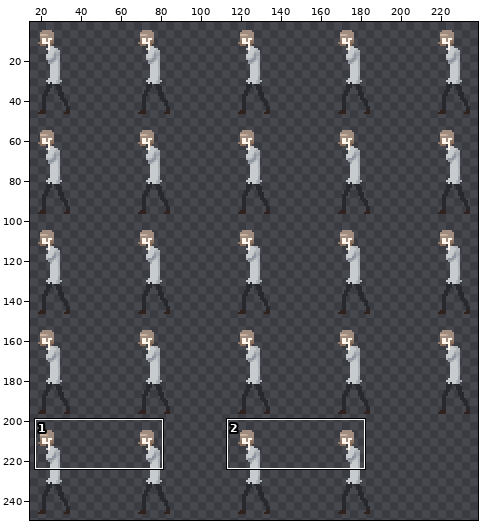
Two versions of one sprite sheet, Assets/Animation/Sprite/Selma/Shot_Idle.png. The picture above shows the old version from afar; the outline marks the close-up.
Close-up. Before:
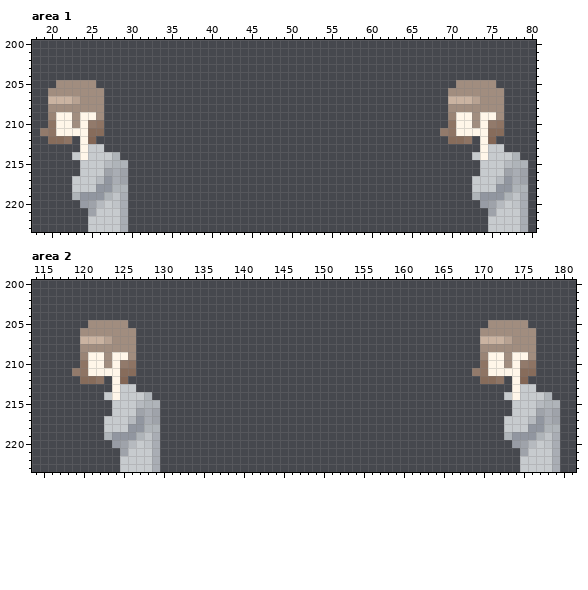
The file is 250x250 pixels. Colours within 5 levels of each other are drawn and written as one. Shown: area 1: x 18..80, y 200..223; area 2: x 114..181, y 200..223. The wide view leaves out empty margins. The commit also changed other parts of the picture, which this record leaves out.
After the commit:
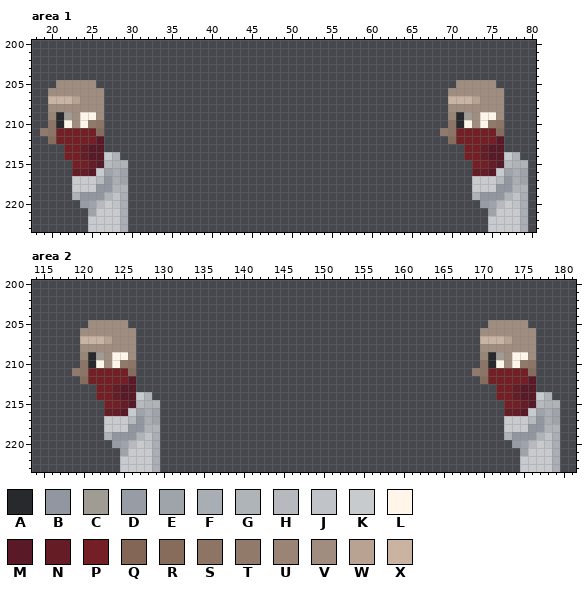
Palette (. is transparent): A #28292c  B #9196a0  C #a19c93  D #989ca5  E #9fa3aa  F #a9adb4  G #afb4b9  H #b6babf  J #c0c4c8  K #c7cbce  L #fff6e9  M #591926  N #661c25  P #731f25  Q #836655  R #876c5b  S #8e7464  T #927a6b  U #9a8475  V #a18d7f  W #b8a292  X #cab3a1
What changed:
--- area 1
@@ x 18..80 @@
 208 ..VVVVVVV...........................................VVVVVVV....
-209 ..ULLVLLV...........................................ULLVLLV....
-210 ..SLLVLTS...........................................SLLVLTS....
-211 .TSLLLLRR..........................................TSLLLLRR....
-212 ..RRS.LQ............................................RRS.LQ.....
-213 ......LKK...............................................LKK....
-214 .....KLKKKG............................................KLKKKG..
-215 ......KKKHGG............................................KKKHGG.
-216 ......KKKEFE............................................KKKEFE.
+209 ..UACVLLV...........................................UACVLLV....
+210 ..SALVLTS...........................................SALVLTS....
+211 .TSPPPPPR..........................................TSPPPPPR....
+212 ..RPPPPPM...........................................RPPPPPM....
+213 ....PPNMM.............................................PPNMM....
+214 ....PPNMMKG...........................................PPNMMKG..
+215 .....PPNMHGG...........................................PPNMHGG.
+216 .....NNMKEFE...........................................NNMKEFE.
 217 .....KKKHBFE...........................................KKKHBFE.
--- area 2
@@ x 114..181 @@
 208 ......VVVVVVV...........................................VVVVVVV.....
-209 ......ULLVLLV...........................................ULLVLLV.....
-210 ......SLLVLTS...........................................SLLVLTS.....
-211 .....TSLLLLRR..........................................TSLLLLRR.....
-212 ......RRS.LQ............................................RRS.LQ......
-213 ..........LKK...............................................LKK.....
-214 .........KLKKKG............................................KLKKKG...
-215 ..........KKKHGG............................................KKKHGG..
-216 ..........KKKEFE............................................KKKEFE..
+209 ......UACVLLV...........................................UACVLLV.....
+210 ......SALVLTS...........................................SALVLTS.....
+211 .....TSPPPPPR..........................................TSPPPPPR.....
+212 ......RPPPPPM...........................................RPPPPPM.....
+213 ........PPNMM.............................................PPNMM.....
+214 ........PPNMMKG...........................................PPNMMKG...
+215 .........PPNMHGG...........................................PPNMHGG..
+216 .........NNMKEFE...........................................NNMKEFE..
 217 .........KKKHBFE...........................................KKKHBFE..
Where, in picture pixels (left, top, right, bottom), the same in both close-ups:
changed: (56, 112, 104, 176)
changed: (456, 112, 504, 176)
changed: (88, 352, 136, 416)
changed: (488, 352, 536, 416)
